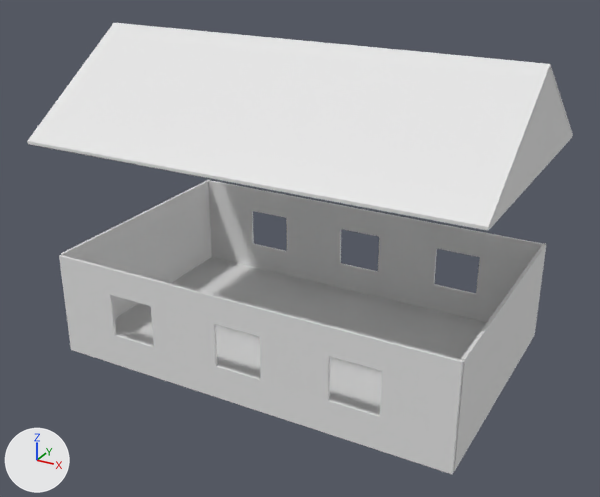
One commit to the FBX model Assets/BlenderMaterials/Carpenter.fbx: the scene before it, then after it.
One viewpoint serves both versions: a camera (50 mm lens) standing at (20.5, -38.1, 24.9) and looking at (0.1, -1.0, 6.3). Arrows for +X, +Y and +Z are at lower left; the lights stay in place. The older version comes first. Where no turn or scale is listed for an object, it has been applied to the vertices.
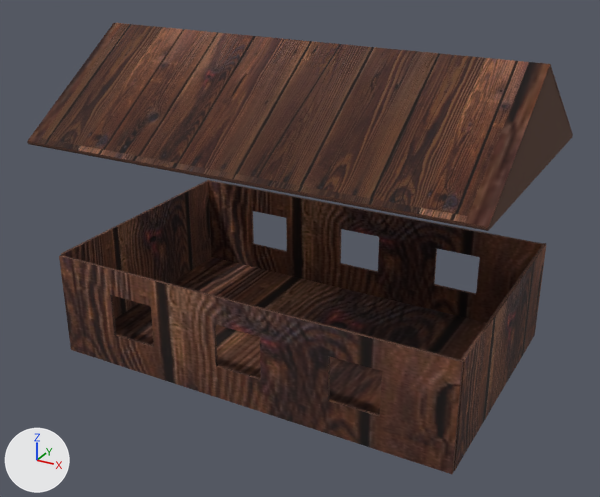
Where the newer file only moved an object's origin or applied its transform, the numbers keep the older frame.

What changed in the scene script:
```text
Add img_wood_jpg:
    img_wood_jpg = load_image('Wood.jpg', '../Oggetti/Wood.jpg', 640, 427, 'sRGB')
Add mat_wood:
    mat_wood = principled_material('Wood')
    mat_wood.texture = img_wood_jpg
    mat_wood.roughness = 1.0
Change me_cube_001:
    where me_cube_001.from_pydata(...)  # 79 vertices, 46 faces; spans x -11.7..11.7, y -14.6..0.1, z -3.0..3.0
    add me_cube_001.materials.append(mat_wood)  # picture img_wood_jpg
Change me_cube_007:
    where me_cube_007.from_pydata(...)  # 32 vertices, 31 faces; spans x -12.5..12.5, y -7.6..7.6, z -0.1..5.2
    add me_cube_007.materials.append(mat_wood)  # picture img_wood_jpg
Change me_cube_002:
    where me_cube_002.from_pydata(...)  # 8 vertices, 6 faces; spans x -11.7..11.7, y -7.1..7.1, z -0.1..0.1
    add me_cube_002.materials.append(mat_wood)  # picture img_wood_jpg
Change me_cube_004:
    where me_cube_004.from_pydata(...)  # 16 vertices, 12 faces; spans x -0.1..23.4, y -7.3..7.2, z -3.0..3.0
    add me_cube_004.materials.append(mat_wood)  # picture img_wood_jpg
```

Pixel boxes [x1, y1, x2, y2] of what changed, in the pictures (600 x 497 px):
'Cube.005', recoloured (white to brown): [27, 23, 573, 231] in both
'Cube', recoloured (white to brown): [59, 180, 543, 474] in both
'Cube.001', recoloured (white to brown): [115, 257, 486, 414] in both
'Cube.003', recoloured: [61, 180, 546, 471] in both
